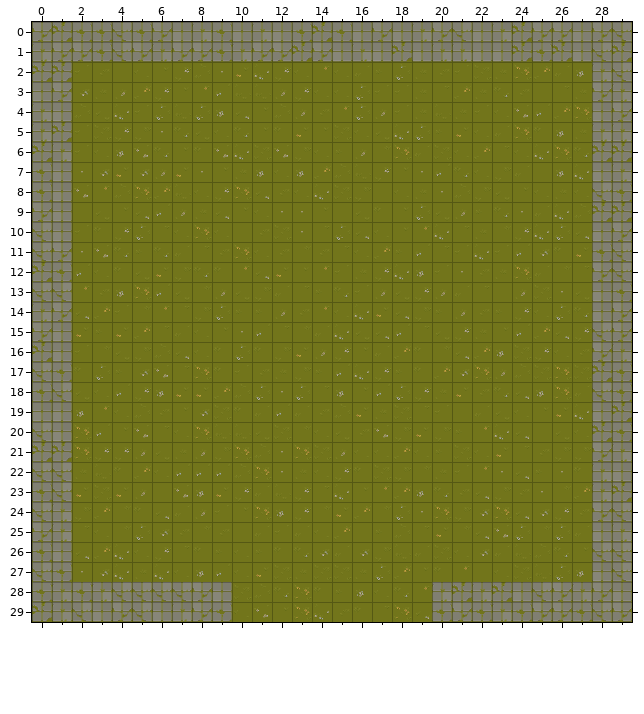
Two versions of a level (Tiled map, resources/data/map0.tmx). The picture above was drawn from the file before the commit.
Cells are 32x32 px. Shown: x 0..29, y 0..29.
After the commit:
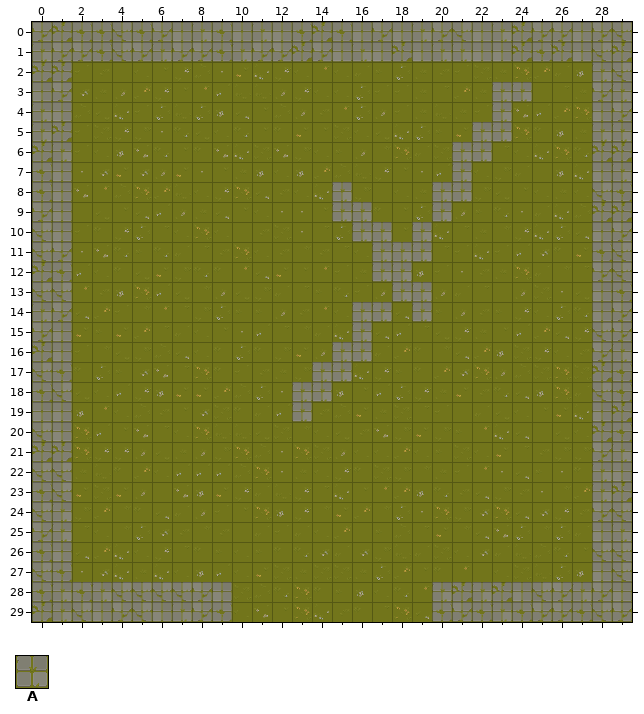
Key: from "TX Tileset Grass": A 33.
_ is an empty cell.
Change:
Layer "collision":
There is now tile A in row 3 at x 23 to 24; in row 4 at x 23; in row 5 at x 22 to 23; in row 6 at x 21 to 22; in row 7 at x 21; in row 8 at x 15 and 20 to 21.
There is now tile A in row 9 at x 15 to 16 and 20; in row 10 at x 16 to 17 and 19; in row 11 at x 17 to 19; in row 12 at x 17 to 18; in row 13 at x 18 to 19; in row 14 at x 16 to 17 and 19.
There is now tile A in row 15 at x 16; in row 16 at x 15 to 16; in row 17 at x 14 to 15; in row 18 at x 13 to 14; in row 19 at x 13.
Boxes around the changes in both pictures, in picture pixels (x1, y1, x2, y2):
added: (292, 82, 532, 422)
